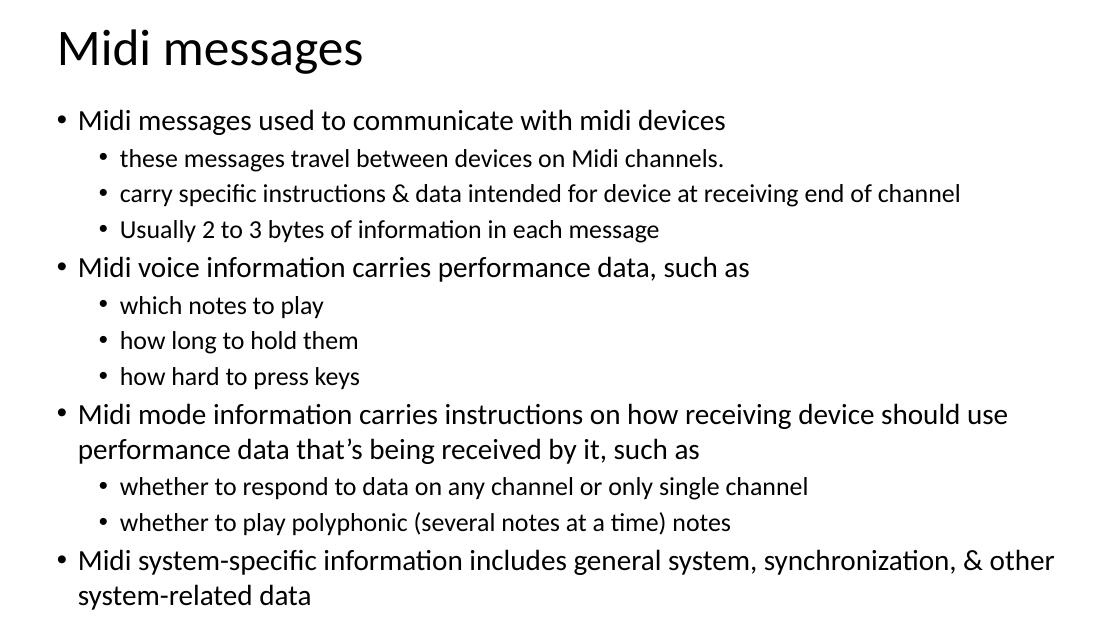
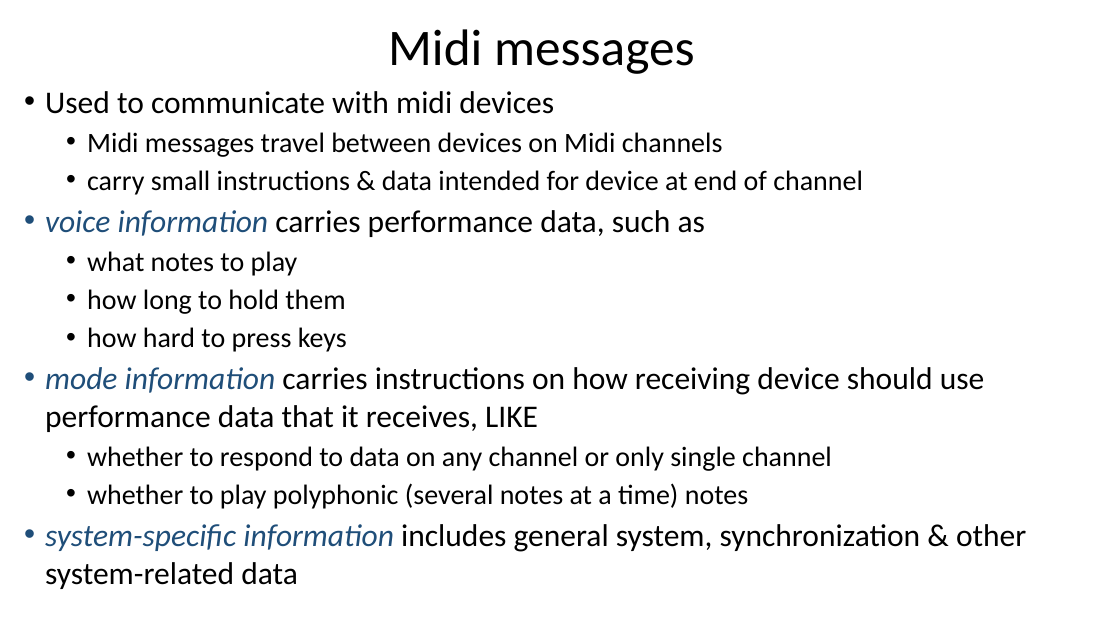
Before and after one commit to joshreiss/Audio-programming-with-VST-and-JUCE, a slide deck: slide 5 of 02 - Midi/01 Midi introduction.pptx. Drawn at 1120x630 pixels with LibreOffice and Linux fonts; fonts in the diff are those of the drawing. Boxes give left, top, right and bottom in pixels: in the first picture for what was removed or moved away, otherwise in the second. Text is boxed around its words. In the diff, an @@ line names an element or a change of style, - is before the commit and + after.

```diff
--- a/02 - Midi/01 Midi introduction.pptx
+++ b/02 - Midi/01 Midi introduction.pptx
@@ title "Midi messages" at (388,29,695,74): alignment left to centre @@
@@ text "Used to communicate with midi ...": place and size @@
-text "Used to communicate with midi ..." at (78,109,1055,610)
+text "Used to communicate with midi ..." at (45,91,1026,589)
@@ text at (45,91,863,276): text changed; size 22.2 to 24 pt @@
-• Midi messages used to communicate with midi devices
-  • these messages travel between devices on Midi channels.
-  • carry specific instructions & data intended for device at receiving end of channel
-  • Usually 2 to 3 bytes of information in each message
-• Midi voice information carries performance data, such as
-  • which notes to play
+• Used to communicate with midi devices
+  • Midi messages travel between devices on Midi channels
+  • carry small instructions & data intended for device at end of channel
+• voice information carries performance data, such as
+  • what notes to play
@@ text at (87,289,832,509): size 22.2 to 24 pt in "how long to hold them", "how hard to press keys", "whether to respond to data on any ...", "whether to play polyphonic (several notes at ..." @@
@@ text at (45,367,985,432): text changed; size 25 to 27 pt @@
-• Midi mode information carries instructions on how receiving device should use performance data that’s being received by it, such as
+• mode information carries instructions on how receiving device should use performance data that it receives, LIKE
@@ text at (45,524,1026,589): text changed; size 25 to 27 pt @@
-• Midi system-specific information includes general system, synchronization, & other system-related data
+• system-specific information includes general system, synchronization & other system-related data
```
Also in this commit, not shown: 4 other slides changed.
